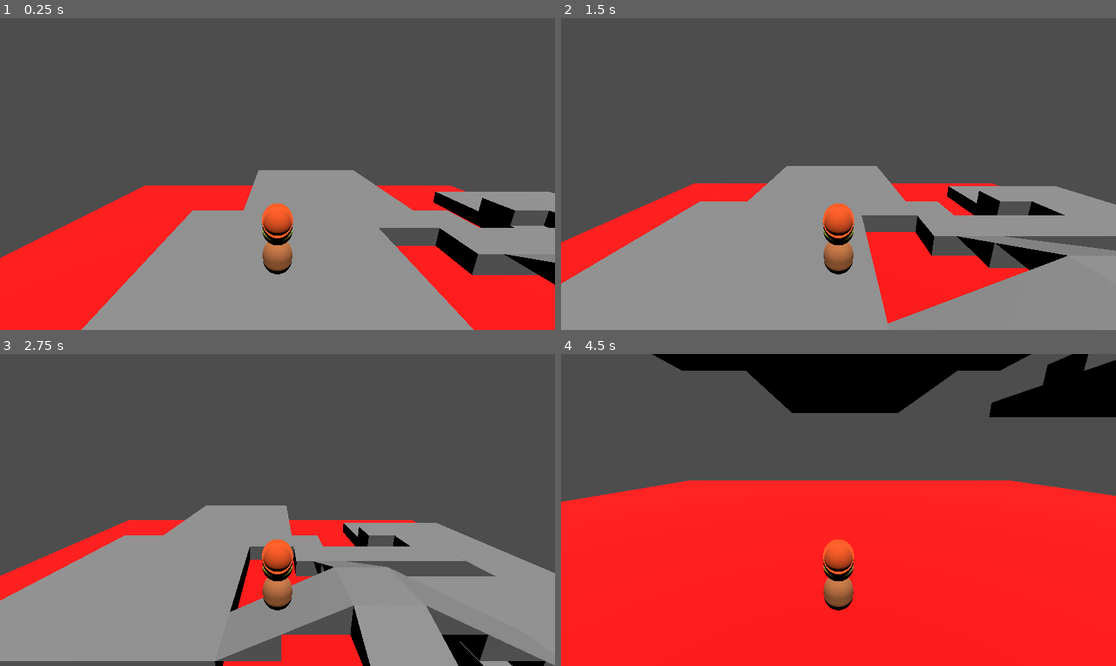
Above: before the commit, frames 1-4 (two rows, left to right).
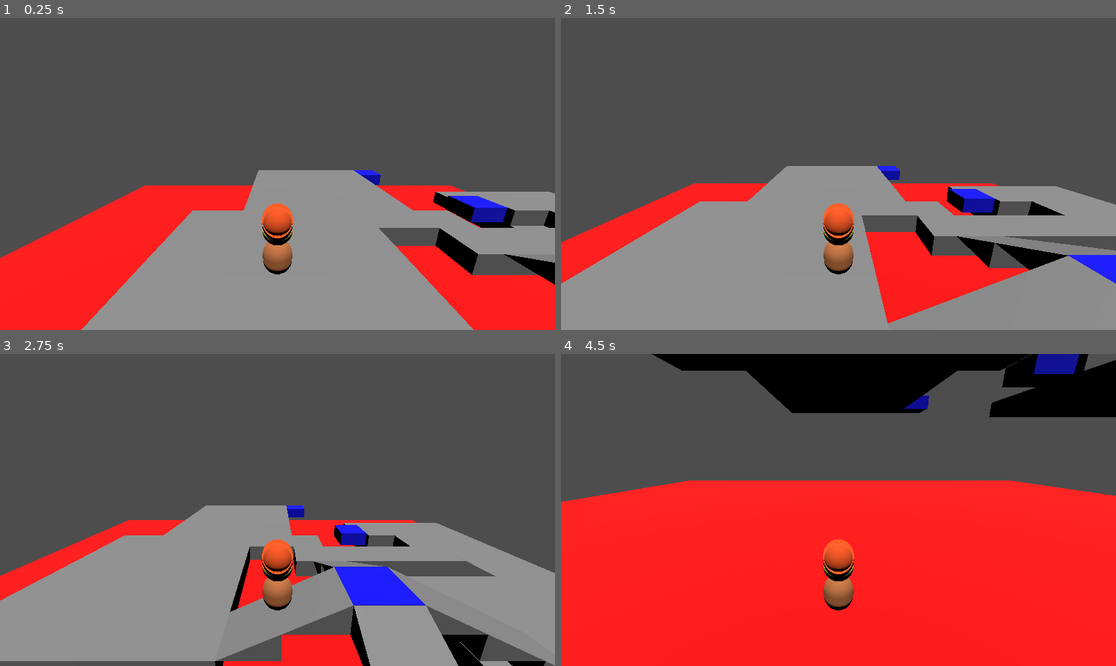
Above: after the commit, the same moments.

Repository: learnictnow/godot-checkpoint-example
Game: Godot game, scene res://test_level/test_environment.tscn
Same seed, same stepped clock (60 frames per second), same inputs: the game is played once before the commit and once after it. Before the commit the project starts from res://test_environment.tscn.
Inputs:
- Up to frame 1 (0.25 s): no input
- Up to frame 2 (1.5 s): tap Enter (ui_accept) at 0.5, 0.77 s; hold Right (ui_right) 0.53-1.28 s; hold Down (ui_down) from 1.28 s (still down)
- Up to frame 3 (2.75 s): tap Enter (ui_accept) at 1.52 s; release Down (ui_down) at 2.03 s; hold Right (ui_right) from 2.03 s (still down)
- Up to frame 4 (4.5 s): release Right (ui_right) at 2.78 s; hold Up (ui_up) 2.78-3.53 s; tap Enter (ui_accept) at 3.02, 3.77 s; hold Left (ui_left) from 3.53 s (still down)

The runs differ from the first frame. In frame 1, 0.6% of the frame differs, in the area x 63-92%, y 48-66%; in frame 2, 1.0%; in frame 3, 1.9%, in the area x 51-77%, y 48-81%; in frame 4, 1.2%.

Commit message:
Added checkpoint objects
No scripts added yet

Diff:
--- /dev/null
+++ b/check_point.tscn
@@ -0,0 +1,48 @@
+[gd_scene load_steps=7 format=3 uid="uid://chfcgj7ffbgfh"]
+
+[sub_resource type="BoxMesh" id="BoxMesh_5h2u1"]
+size = Vector3(2, 1, 2)
+
+[sub_resource type="StandardMaterial3D" id="StandardMaterial3D_pmgws"]
+albedo_color = Color(0, 0, 1, 1)
+
+[sub_resource type="ConcavePolygonShape3D" id="ConcavePolygonShape3D_dy144"]
+data = PackedVector3Array(-1, 0.5, 1, 1, 0.5, 1, -1, -0.5, 1, 1, 0.5, 1, 1, -0.5, 1, -1, -0.5, 1, 1, 0.5, -1, -1, 0.5, -1, 1, -0.5, -1, -1, 0.5, -1, -1, -0.5, -1, 1, -0.5, -1, 1, 0.5, 1, 1, 0.5, -1, 1, -0.5, 1, 1, 0.5, -1, 1, -0.5, -1, 1, -0.5, 1, -1, 0.5, -1, -1, 0.5, 1, -1, -0.5, -1, -1, 0.5, 1, -1, -0.5, 1, -1, -0.5, -1, 1, 0.5, 1, -1, 0.5, 1, 1, 0.5, -1, -1, 0.5, 1, -1, 0.5, -1, 1, 0.5, -1, -1, -0.5, 1, 1, -0.5, 1, -1, -0.5, -1, 1, -0.5, 1, 1, -0.5, -1, -1, -0.5, -1)
+
+[sub_resource type="BoxShape3D" id="BoxShape3D_6haca"]
+size = Vector3(2, 2, 2)
+
+[sub_resource type="SphereMesh" id="SphereMesh_os6f2"]
+
+[sub_resource type="StandardMaterial3D" id="StandardMaterial3D_fosgb"]
+albedo_color = Color(0, 0, 1, 0.392157)
+emission_enabled = true
+emission = Color(0, 0, 1, 1)
+emission_energy_multiplier = 7.11
+
+[node name="CheckPoint" type="Node3D"]
+
+[node name="RespawnPoint" type="Marker3D" parent="."]
+transform = Transform3D(1, 0, 0, 0, 1, 0, 0, 0, 1, 0, 1.5, 0)
+
+[node name="MeshInstance3D10" type="MeshInstance3D" parent="."]
+mesh = SubResource("BoxMesh_5h2u1")
+surface_material_override/0 = SubResource("StandardMaterial3D_pmgws")
+
+[node name="StaticBody3D" type="StaticBody3D" parent="MeshInstance3D10"]
+
+[node name="CollisionShape3D" type="CollisionShape3D" parent="MeshInstance3D10/StaticBody3D"]
+shape = SubResource("ConcavePolygonShape3D_dy144")
+
+[node name="Area3D" type="Area3D" parent="."]
+transform = Transform3D(1, 0, 0, 0, 1, 0, 0, 0, 1, 0, 2, 0)
+
+[node name="CollisionShape3D" type="CollisionShape3D" parent="Area3D"]
+transform = Transform3D(1, 0, 0, 0, 1, 0, 0, 0, 1, 0, -0.5, 0)
+shape = SubResource("BoxShape3D_6haca")
+
+[node name="CheckPointFlag" type="MeshInstance3D" parent="."]
+transform = Transform3D(1, 0, 0, 0, 1, 0, 0, 0, 1, 0, 1.5, 0)
+visible = false
+mesh = SubResource("SphereMesh_os6f2")
+surface_material_override/0 = SubResource("StandardMaterial3D_fosgb")
--- a/project.godot
+++ b/project.godot
@@ -11,6 +11,6 @@
 [application]
 
 config/name="Godot Test Environment"
-run/main_scene="res://test_environment.tscn"
+run/main_scene="res://test_level/test_environment.tscn"
 config/features=PackedStringArray("4.2", "Forward Plus")
-config/icon="res://icon.svg"
+config/icon="res://test_level/icon.svg"
--- a/GameManager.tscn
+++ b/test_level/GameManager.tscn
@@ -1,6 +1,6 @@
 [gd_scene load_steps=2 format=3 uid="uid://ds0mvgmw45swo"]
 
-[ext_resource type="Script" path="res://GameManager.gd" id="1_uaw2v"]
+[ext_resource type="Script" path="res://test_level/GameManager.gd" id="1_uaw2v"]
 
 [node name="GameManager" type="Node3D"]
 script = ExtResource("1_uaw2v")
--- a/Player.tscn
+++ b/test_level/Player.tscn
@@ -1,6 +1,6 @@
 [gd_scene load_steps=12 format=3 uid="uid://c4dyfiufsjalg"]
 
-[ext_resource type="Script" path="res://Player.gd" id="1_b2pna"]
+[ext_resource type="Script" path="res://test_level/Player.gd" id="1_b2pna"]
 
 [sub_resource type="CapsuleMesh" id="CapsuleMesh_utock"]
 height = 1.2
--- a/test_environment.tscn
+++ b/test_level/test_environment.tscn
@@ -1,7 +1,8 @@
-[gd_scene load_steps=27 format=3 uid="uid://dowvk531n4y5x"]
-
-[ext_resource type="Script" path="res://RespawnArea.gd" id="1_l3d50"]
-[ext_resource type="PackedScene" uid="uid://c4dyfiufsjalg" path="res://Player.tscn" id="2_lj6sm"]
+[gd_scene load_steps=28 format=3 uid="uid://dowvk531n4y5x"]
+
+[ext_resource type="PackedScene" uid="uid://chfcgj7ffbgfh" path="res://check_point.tscn" id="1_icm3h"]
+[ext_resource type="Script" path="res://test_level/RespawnArea.gd" id="1_kbv5c"]
+[ext_resource type="PackedScene" uid="uid://c4dyfiufsjalg" path="res://test_level/Player.tscn" id="2_pxssl"]
 
 [sub_resource type="BoxMesh" id="BoxMesh_m2n6p"]
 size = Vector3(2, 1, 2)
@@ -78,6 +79,15 @@
 
 [node name="TestEnvironment" type="Node3D"]
 
+[node name="CheckPoint" parent="." instance=ExtResource("1_icm3h")]
+transform = Transform3D(1, 0, 0, 0, 1, 0, 0, 0, 1, 4, 0, -10)
+
+[node name="CheckPoint2" parent="." instance=ExtResource("1_icm3h")]
+transform = Transform3D(1, 0, 0, 0, 1, 0, 0, 0, 1, 8, 0, -2.41499)
+
+[node name="CheckPoint3" parent="." instance=ExtResource("1_icm3h")]
+transform = Transform3D(1, 0, 0, 0, 1, 0, 0, 0, 1, 5, 2, 7.98501)
+
 [node name="Level" type="Node3D" parent="."]
 
 [node name="MeshInstance3D" type="MeshInstance3D" parent="Level"]
@@ -124,15 +134,6 @@
 [node name="CollisionShape3D" type="CollisionShape3D" parent="Level/MeshInstance3D5/StaticBody3D"]
 shape = SubResource("ConcavePolygonShape3D_7foju")
 
-[node name="MeshInstance3D19" type="MeshInstance3D" parent="Level"]
-transform = Transform3D(1, 0, 0, 0, 1, 0, 0, 0, 1, 5, 2, 8)
-mesh = SubResource("BoxMesh_m2n6p")
-
-[node name="StaticBody3D" type="StaticBody3D" parent="Level/MeshInstance3D19"]
-
-[node name="CollisionShape3D" type="CollisionShape3D" parent="Level/MeshInstance3D19/StaticBody3D"]
-shape = SubResource("ConcavePolygonShape3D_7foju")
-
 [node name="MeshInstance3D6" type="MeshInstance3D" parent="Level"]
 transform = Transform3D(1, 0, 0, 0, 1, 0, 0, 0, 1, 8, 0, 2)
 mesh = SubResource("BoxMesh_m2n6p")
@@ -342,7 +343,7 @@
 
 [node name="RespawnArea" type="Node3D" parent="."]
 transform = Transform3D(1, 0, 0, 0, 1, 0, 0, 0, 1, 0, -10, 0)
-script = ExtResource("1_l3d50")
+script = ExtResource("1_kbv5c")
 
 [node name="MeshInstance3D" type="MeshInstance3D" parent="RespawnArea"]
 mesh = SubResource("PlaneMesh_6uvgf")
@@ -364,7 +365,7 @@
 [node name="Spawn3" type="Marker3D" parent="SpawnPoints"]
 transform = Transform3D(1, 0, 0, 0, 1, 0, 0, 0, 1, 10, 3, -2)
 
-[node name="Player" parent="." node_paths=PackedStringArray("spawn_point") instance=ExtResource("2_lj6sm")]
+[node name="Player" parent="." node_paths=PackedStringArray("spawn_point") instance=ExtResource("2_pxssl")]
 transform = Transform3D(1, 0, 0, 0, 1, 0, 0, 0, 1, -4, 5, -4)
 spawn_point = NodePath("../SpawnPoints/Spawn1")
 
Renamed: GameManager.gd -> test_level/GameManager.gd
Renamed: Player.gd -> test_level/Player.gd
Renamed: RespawnArea.gd -> test_level/RespawnArea.gd
Renamed: icon.svg -> test_level/icon.svg
Not shown, changed: test_level/icon.svg.import
